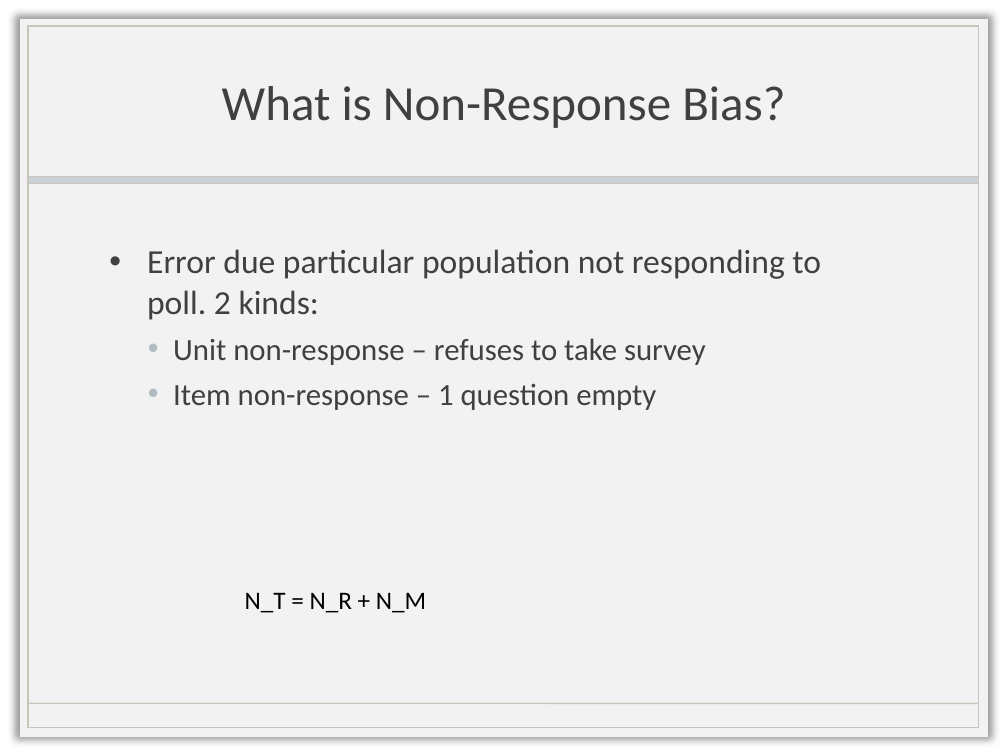
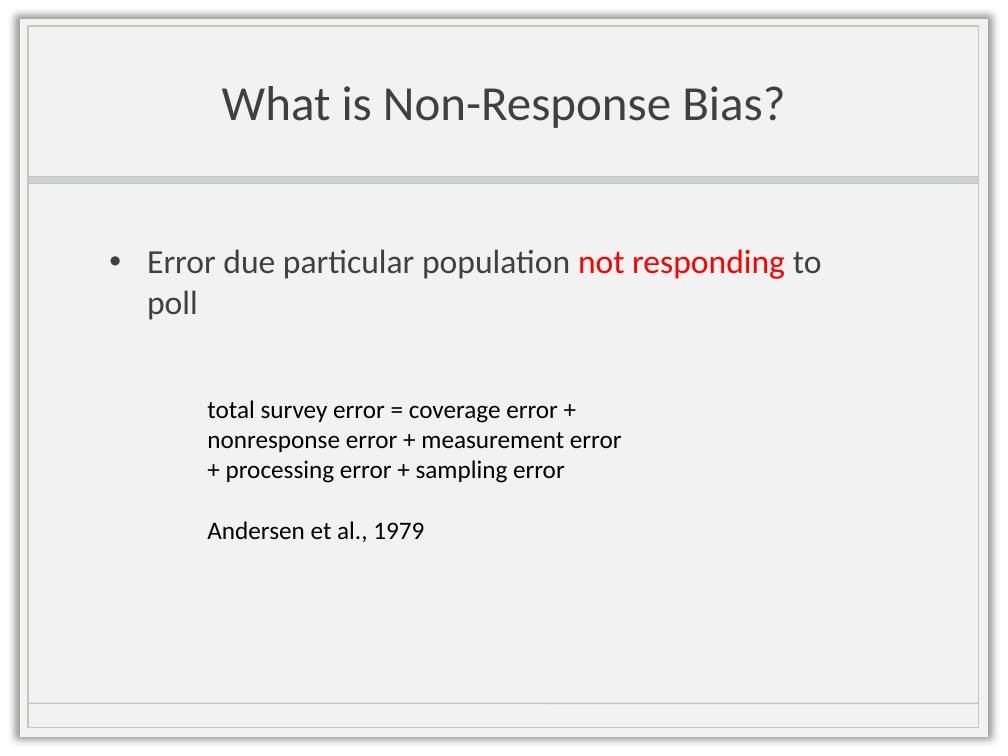
Before and after one commit to biona001/biomath_204, a slide deck: slide 4 of project ver.2/Presentation.pptx (slide 2 before the commit). Drawn at 1008x756 pixels with LibreOffice and Linux fonts; fonts in the diff are those of the drawing; background and template pictures are left out. Boxes give left, top, right and bottom in pixels: in the first picture for what was removed or moved away, otherwise in the second. Text is boxed around its words. In the diff, an @@ line names an element or a change of style, - is before the commit and + after.

```diff
--- a/project ver.2/Presentation.pptx
+++ b/project ver.2/Presentation.pptx
@@ text at <box>147,249,822,320</box>: text changed; size 22 to 24 pt @@
-• Error due particular population not responding to poll. 2 kinds:
-  • Unit non-response – refuses to take survey
-  • Item non-response – 1 question empty
+• Error due particular population not responding to poll
@@ text added at <box>207,400,622,542</box>, 18 pt, text #000000 @@
+total survey error = coverage error + nonresponse error + measurement error
++ processing error + sampling error
+Andersen et al., 1979
@@ text removed at <box>245,592,426,613</box> @@
-N_T = N_R + N_M
```
Also in this commit, not shown: 2 other slides changed, 2 slides added, 4 other files.
